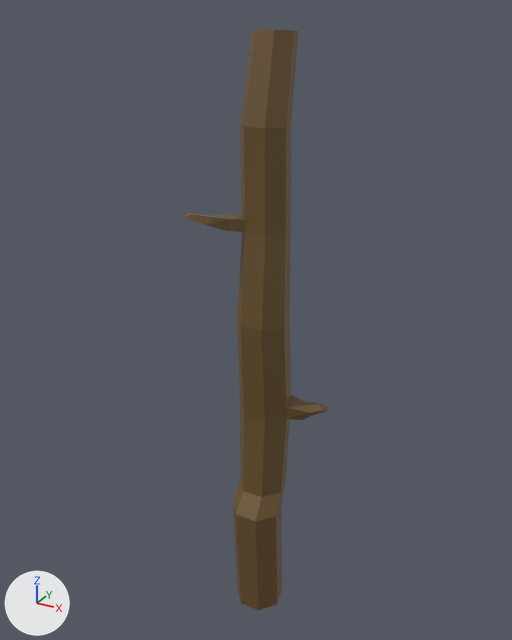
The FBX model Assets/GameAssets/Sticks/stick1-EXTRA_THICC.fbx as it was, and as the next commit left it.
Both versions are drawn from a camera (50 mm lens) standing at (0.271, -0.501, 0.562) and looking at (-0.008, 0.007, 0.308). The axes (+X, +Y, +Z) are drawn at lower left. The lights are the same throughout.

The scene before the commit, as lines of its bpy script (objects in view):
```python
me_cylinder_004 = bpy.data.meshes.new('Cylinder.004')
me_cylinder_004.from_pydata(...)  # 108 vertices, 212 faces; spans x -0.045..0.054, y -0.048..0.041, z 0.0..0.548
# faces by material slot: [202, 10]
me_cylinder_004.materials.append(mat_stick_001)  # brown #6b532d
me_cylinder_004.materials.append(mat_log_inside_001)  # brown #c69a7d
ob_stick1_extrathicc = bpy.data.objects.new('Stick1-ExtraThicc', me_cylinder_004)
ob_stick1_extrathicc.location = (0.0, 0.0, 0.0)
```
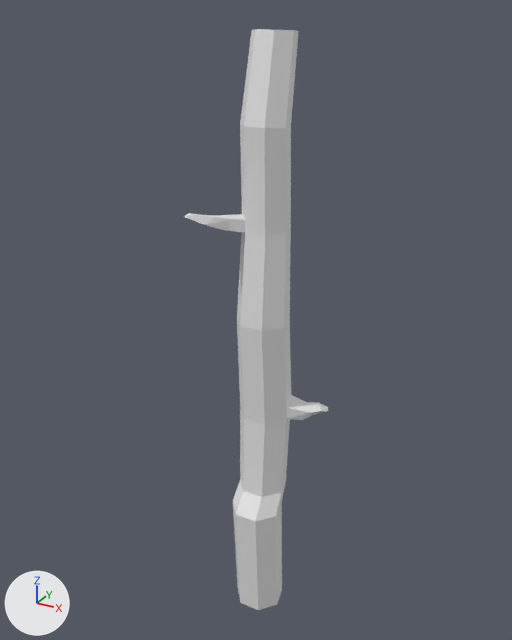
What differs and where, as boxes [x1, y1, x2, y2] in the pictures (512 x 640 px):
```json
{"part": 1, "of": "me_cylinder_004", "change": "recoloured", "before": [184, 29, 328, 610], "after": [184, 29, 328, 610], "on screen": "brown to grey"}
```

Scene script edits in JSON lines:
```json
{"block": "me_cylinder_004", "where": "me_cylinder_004.from_pydata(...)  # 108 vertices, 212 faces; spans x -0.045..0.054, y -0.048..0.041, z 0.0..0.548"}
{"block": "me_cylinder_004", "where": "# used by ob_stick1_extrathicc; location = (0.0, 0.0, 0.0)"}
{"op": "remove", "block": "me_cylinder_004", "code": "me_cylinder_004.materials.append(mat_log_inside_001)  # brown #c69a7d"}
{"block": "me_cylinder_004", "change": "me_cylinder_004 part 1: all 202 faces that had it switch from mat_stick_001 (brown #6b532d) to no material"}
```
